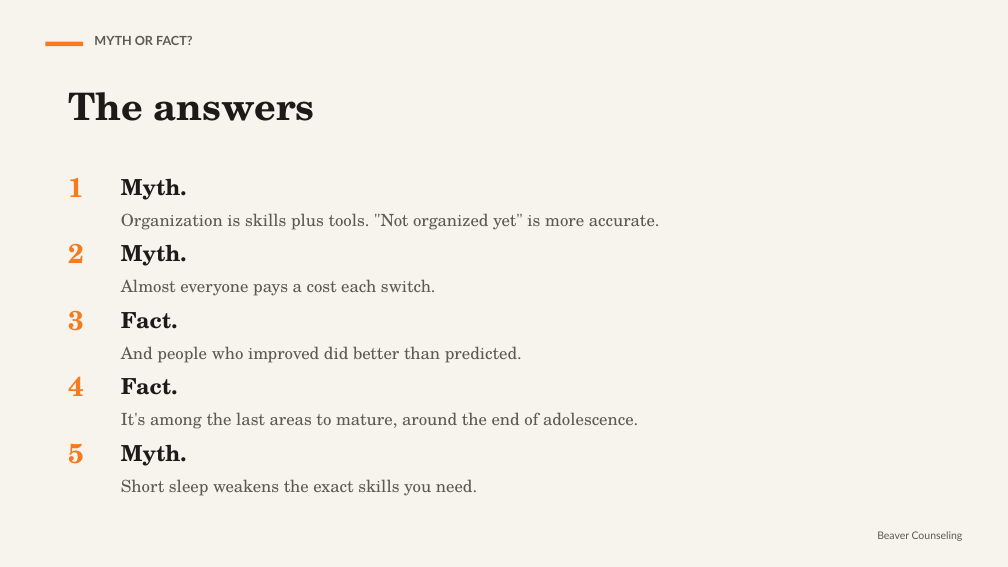
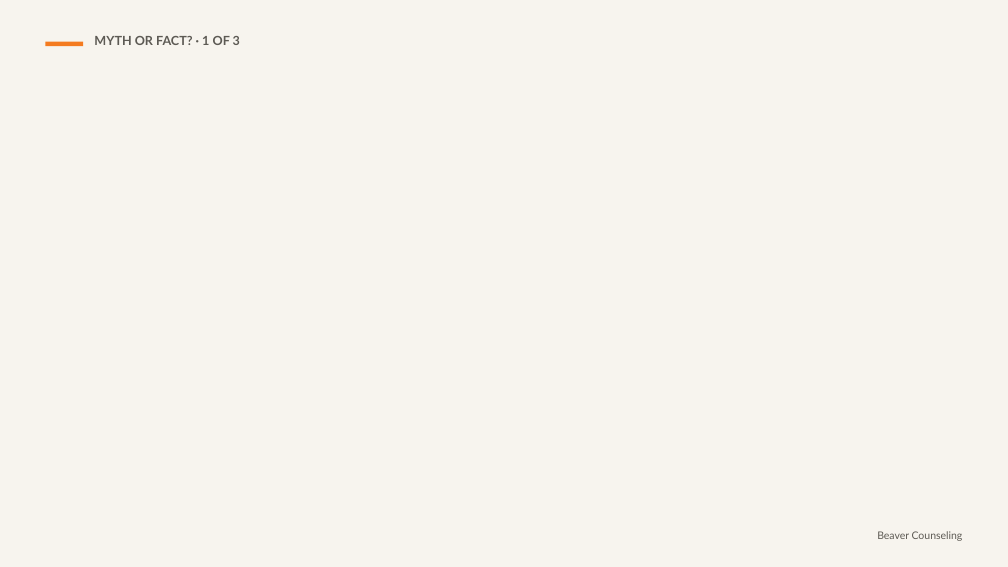
Before and after one commit to rmwtoolkit/bcds-toolkit, a slide deck: slide 3 of decks/running-the-show-lesson-v2.pptx (slide 4 before the commit). Drawn at 1008x567 pixels with LibreOffice and Linux fonts; fonts in the diff are those of the drawing; background and template pictures are left out. Boxes give left, top, right and bottom in pixels: in the first picture for what was removed or moved away, otherwise in the second. Text is boxed around its words. In the diff, an @@ line names an element or a change of style, - is before the commit and + after.

```diff
--- a/decks/running-the-show-lesson-v2.pptx
+++ b/decks/running-the-show-lesson-v2.pptx
@@ text at (94,36,240,45): text changed @@
-MYTH OR FACT?
+MYTH OR FACT? · 1 OF 3
@@ text removed at (68,92,315,121) @@
-The answers
@@ text removed at (68,177,84,197) @@
-1
@@ text removed at (121,178,660,230) @@
-Myth.
-Organization is skills plus tools. "Not organized yet" is more accurate.
@@ text removed at (68,243,84,263) @@
-2
@@ text removed at (121,244,436,296) @@
-Myth.
-Almost everyone pays a cost each switch.
@@ text removed at (68,310,84,331) @@
-3
@@ text removed at (121,312,522,363) @@
-Fact.
-And people who improved did better than predicted.
@@ text removed at (68,376,84,396) @@
-4
@@ text removed at (121,378,638,429) @@
-Fact.
-It's among the last areas to mature, around the end of adolescence.
@@ text removed at (68,443,84,464) @@
-5
@@ text removed at (121,444,477,496) @@
-Myth.
-Short sleep weakens the exact skills you need.
```
Also in this commit, not shown: 12 other slides changed, 14 slides added, 2 slides removed, 23 other files.
